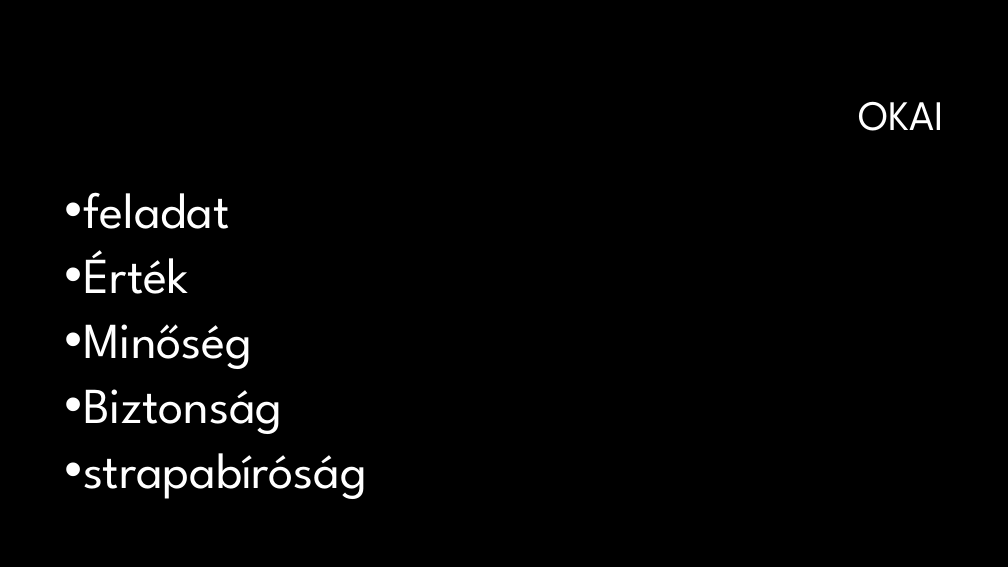
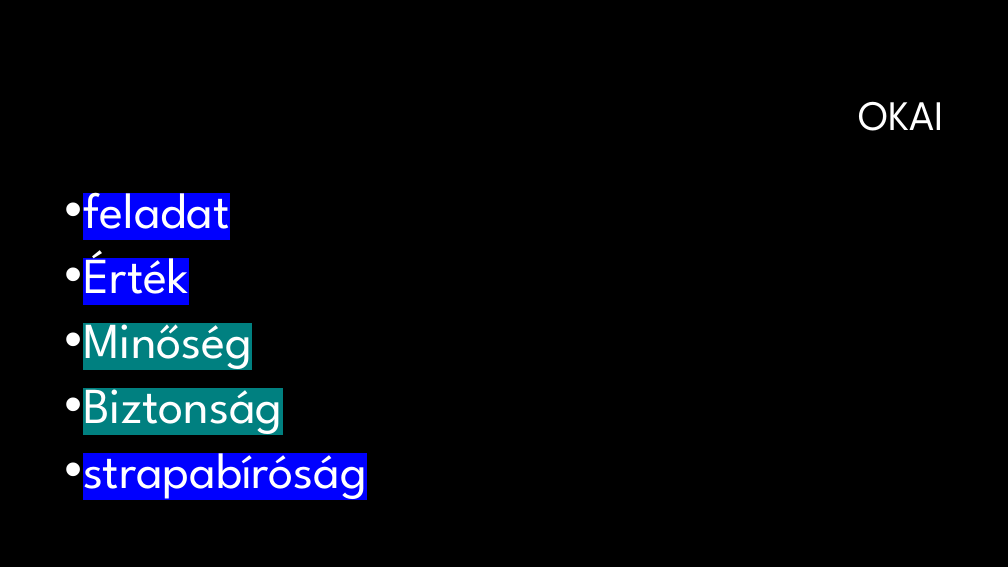
Before and after one commit to somogyib05/InterFaces, a slide deck: slide 3 of Projekt.pptx. Drawn at 1008x567 pixels with LibreOffice and Linux fonts; fonts in the diff are those of the drawing; background and template pictures are left out. Boxes give left, top, right and bottom in pixels: in the first picture for what was removed or moved away, otherwise in the second. Text is boxed around its words. In the diff, an @@ line names an element or a change of style, - is before the commit and + after.

```diff
--- a/Projekt.pptx
+++ b/Projekt.pptx
@@ text "feladat" at <box>83,178,367,503</box>: highlight none to #0000FF in "feladat", "Érték", "strapabíróság"; highlight none to #008080 in "Minőség", "Biztonság" @@
```
Also in this commit, not shown: 3 other slides changed.
